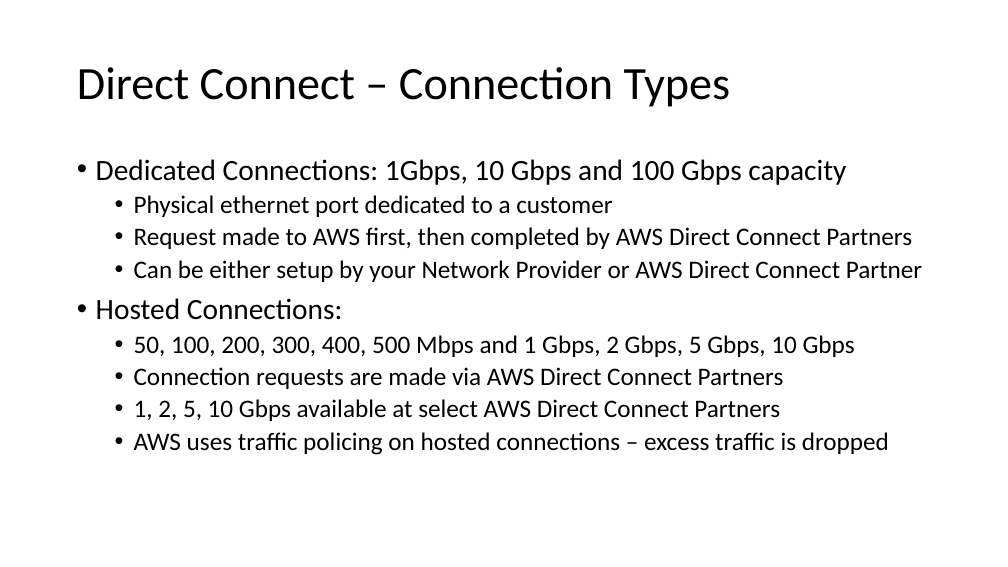
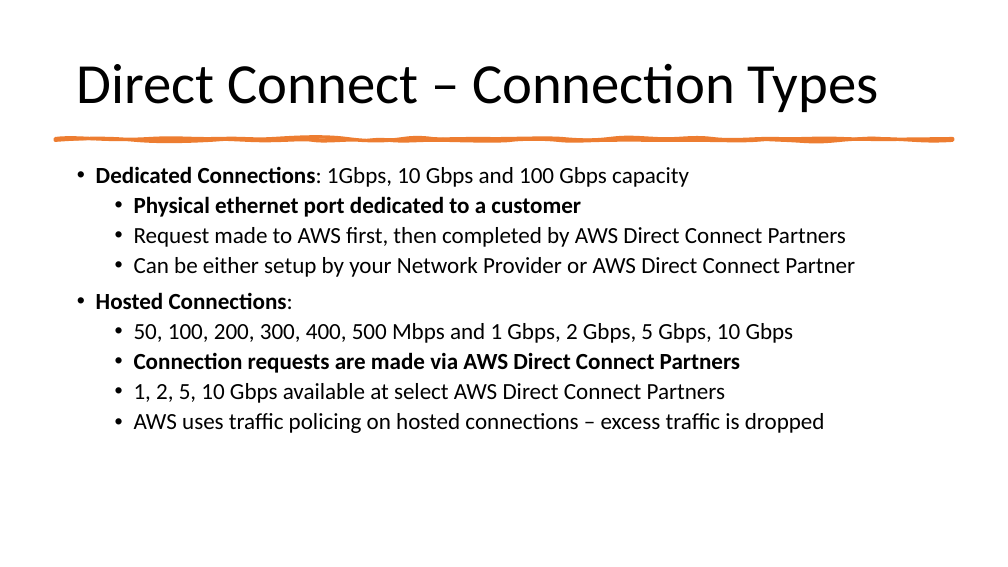
Before and after one commit to IlyaChakun/aws-iba-courses, a slide deck: slide 6 of lecture-materials/Network&ContentDelivery/vpc/direct-connect.pptx (slide 3 before the commit). Drawn at 1008x567 pixels with LibreOffice and Linux fonts; fonts in the diff are those of the drawing. Boxes give left, top, right and bottom in pixels: in the first picture for what was removed or moved away, otherwise in the second. Text is boxed around its words. In the diff, an @@ line names an element or a change of style, - is before the commit and + after.

```diff
--- a/lecture-materials/Network&ContentDelivery/vpc/direct-connect.pptx
+++ b/lecture-materials/Network&ContentDelivery/vpc/direct-connect.pptx
@@ title "Direct Connect – Connection Types" at [77,64,879,112]: size 44 to 54 pt @@
@@ freeform shape added at [55,138,953,140], fill #ED7D31, outline #ED7D31 3.25 pt @@
@@ text "Dedicated Connections: 1Gbps, 10 Gbps ...": place and size @@
-text "Dedicated Connections: 1Gbps, 10 Gbps ..." at [96,159,922,455]
+text "Dedicated Connections: 1Gbps, 10 Gbps ..." at [96,166,855,433]
@@ text "Dedicated Connections: 1Gbps, 10 Gbps ..." at [96,166,855,433]: size 28 to 22 pt in "Dedicated Connections: 1Gbps, 10 Gbps and 100 ...", "Hosted Connections:"; bold on in "Dedicated Connections:", "Physical ethernet port dedicated to a customer", "Hosted Connections:", "Connection requests are made via AWS Direct ..."; size 24 to 22 pt in "Physical ethernet port dedicated to a customer", "Request made to AWS first, then completed ...", "Can be either setup by your Network ...", "50, 100, 200, 300, 400, 500 Mbps ..." and 3 more places @@
```
Also in this commit, not shown: 4 other slides changed, 7 slides added, 3 slides removed, 9 other files.
